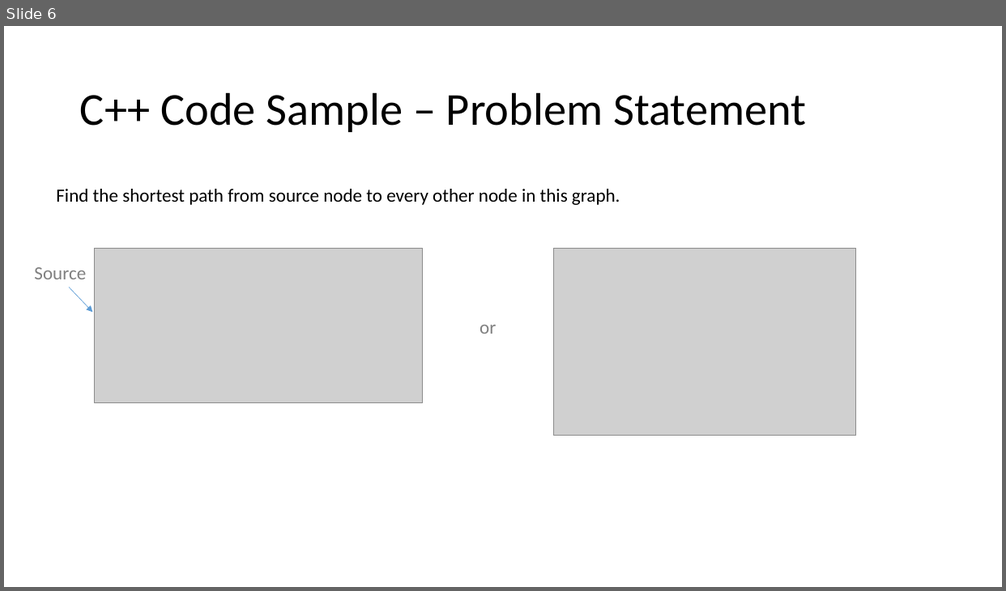
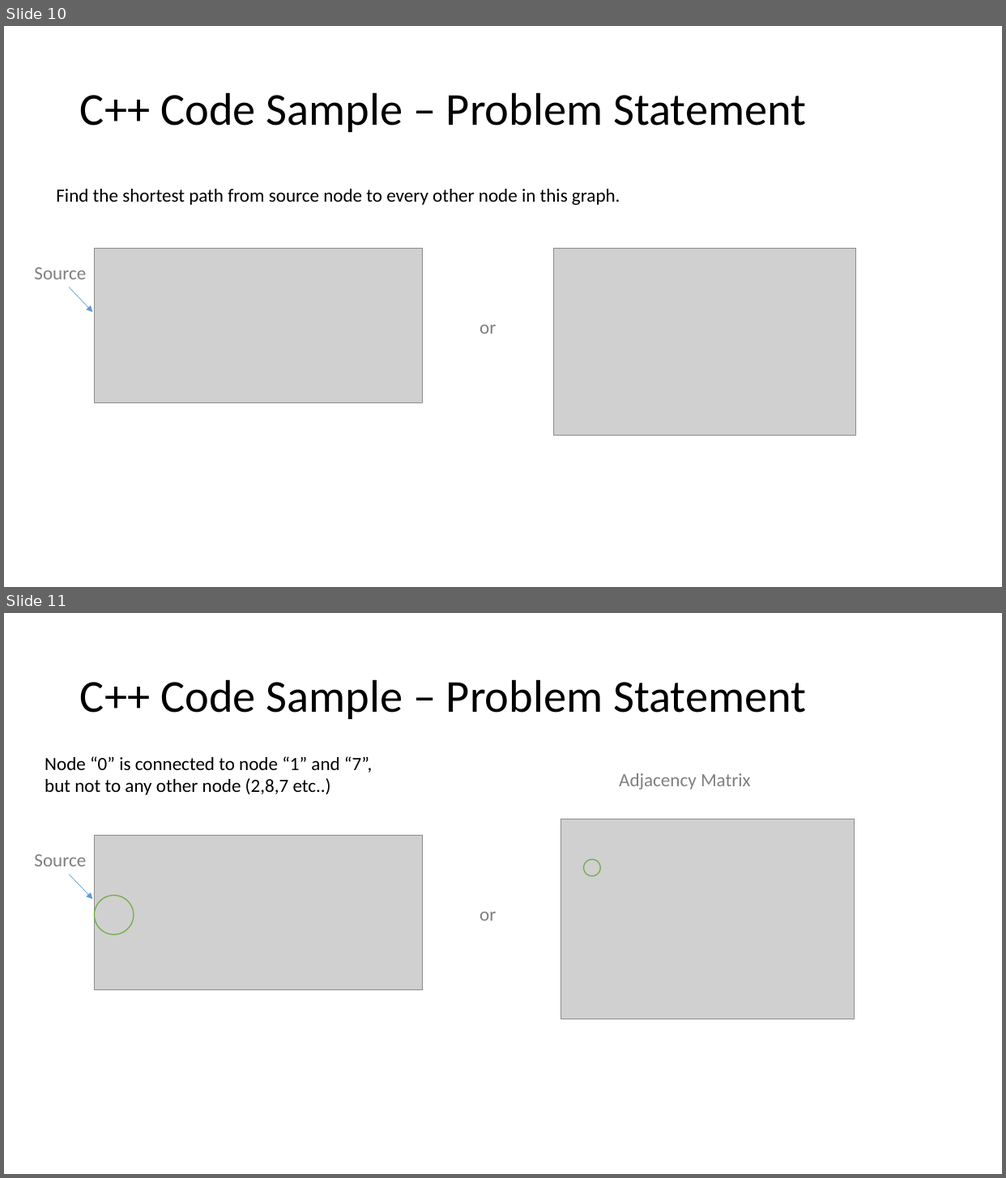
Before and after one commit to belavina/Assignment3_DSA, a slide deck: Assignment3_DSA.pptx. Shown one above the other, each under a label of ours: slide 6 before the commit, slides 10 and 11 after it. The pictures are 1006x591 and 1006x1178 pixels, drawn with LibreOffice and Linux fonts; fonts in the diff are those of the drawing; grey boxes stand for pictures. Boxes give left, top, right and bottom in pixels: in the first picture for what was removed or moved away, otherwise in the second. Text is boxed around its words. In the diff, an @@ line names an element or a change of style, - is before the commit and + after.

```diff
--- a/Assignment3_DSA.pptx
+++ b/Assignment3_DSA.pptx
@@ slide 11 added at box(4, 613, 1002, 1174), background #FFFFFF @@
@@ title added at box(80, 679, 806, 719), 44 pt, text #000000 @@
+C++ Code Sample – Problem Statement
@@ text added at box(44, 756, 373, 795), 18 pt, text #000000 @@
+Node “0” is connected to node “1” and “7”, but not to any other node (2,8,7 etc..)
@@ text added at box(619, 773, 751, 790), 18 pt, text #808080 @@
+Adjacency Matrix
@@ picture added at box(561, 819, 854, 1020) @@
@@ text added at box(34, 854, 86, 867), 18 pt, text #808080 @@
+Source
@@ picture added at box(95, 835, 424, 990) @@
@@ arrow added from (69, 875) to (92, 899), #5B9BD5 0.5 pt @@
@@ ellipse added at box(583, 859, 600, 875), outline #70AD47 1 pt @@
@@ ellipse added at box(95, 895, 134, 934), outline #70AD47 1 pt @@
@@ text added at box(479, 912, 496, 921), 18 pt, text #808080 @@
+or
@@ what was slide 6 is now slide 10 @@
```
Also in this commit, not shown: 9 slides changed, 11 other slides added.
